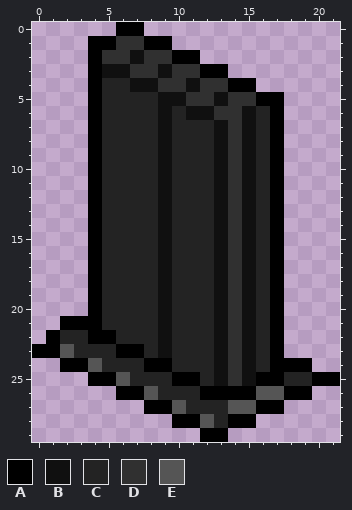
Two states of a pixel-art sprite, swfs/dcr/hof_furni/icons/gon_scifidoor_6_icon.png. The first picture shows the starting point.
The file is 100x100 pixels. Colours within 5 levels of each other are drawn and written as one. The old version is drawn lined up with the new one, on the new canvas.
Palette (. is transparent): A #000000  B #101010  C #232323  D #303030  E #555555
The same view after the edit:
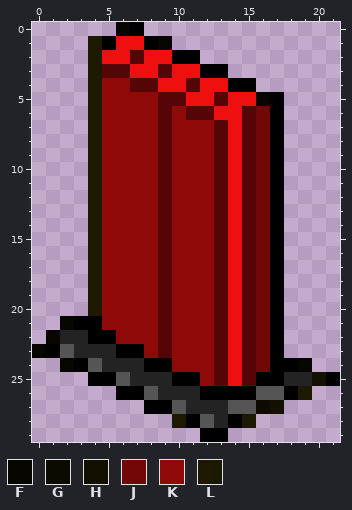
Colours new in this view: F #060500  G #0d0b00  H #131000  J #720707  K #900909  L #1d1800
From old to new:
canvas 100x100 -> 22x30, the old top-left corner now at -39,-35 (the part of the old canvas that was cut away was empty and is not shown)
@@ palette @@
-B #101010
+B #550505
-D #303030
+D #f00f0f
@@ x 0..21 @@
- 0 ......AA..............
- 1 ....AADDAA............
- 2 ....ADDBDDAA..........
- 3 ....ABBDDBDDAA........
- 4 ....ACCBBDDBDDAA......
- 5 ....ACCCCBBDDBDDAA....
- 6 ....ACCCCBCBBDDBCA....
- 7 ....ACCCCBCCCBDBCA....
- 8 ....ACCCCBCCCBDBCA....
- 9 ....ACCCCBCCCBDBCA....
-10 ....ACCCCBCCCBDBCA....
-11 ....ACCCCBCCCBDBCA....
-12 ....ACCCCBCCCBDBCA....
-13 ....ACCCCBCCCBDBCA....
-14 ....ACCCCBCCCBDBCA....
-15 ....ACCCCBCCCBDBCA....
-16 ....ACCCCBCCCBDBCA....
-17 ....ACCCCBCCCBDBCA....
-18 ....ACCCCBCCCBDBCA....
-19 ....ACCCCBCCCBDBCA....
-20 ....ACCCCBCCCBDBCA....
-21 ..AAACCCCBCCCBDBCA....
-22 .ACCAACCCBCCCBDBCA....
-23 AAECCCAACBCCCBDBCA....
-24 ..AAECCCAACCCBDBCAAA..
-25 ....AAECCCAACBDBAACCAA
-26 ......AAECCCAAAAEEAA..
-27 ........AAECCCEEAA....
-28 ..........AAECAA......
+ 0 ......FA..............
+ 1 ....LADDAF............
+ 2 ....LDDBDDAA..........
+ 3 ....LBBDDBDDAA........
+ 4 ....LKKBBDDBDDAA......
+ 5 ....LKKKKBBDDBDDFA....
+ 6 ....LKKKKBKBBDDBJA....
+ 7 ....LKKKKBKKKBDBJA....
+ 8 ....LKKKKBKKKBDBJA....
+ 9 ....LKKKKBKKKBDBJA....
+10 ....LKKKKBKKKBDBJA....
+11 ....LKKKKBKKKBDBJA....
+12 ....LKKKKBKKKBDBJA....
+13 ....LKKKKBKKKBDBJA....
+14 ....LKKKKBKKKBDBJA....
+15 ....LKKKKBKKKBDBJA....
+16 ....LKKKKBKKKBDBJA....
+17 ....LKKKKBKKKBDBJA....
+18 ....LKKKKBKKKBDBJA....
+19 ....LKKKKBKKKBDBJA....
+20 ....LKKKKBKKKBDBJA....
+21 ..FAAKKKKBKKKBDBJA....
+22 .FCCAAKKKBKKKBDBJA....
+23 FAECCCAAKBKKKBDBJA....
+24 ..FAECCCAAKKKBDBJAAF..
+25 ....AAECCCAAKBDBAACCHA
+26 ......AAECCCAAAAEEAL..
+27 ........AAECCCEEGH....
+28 ..........LAECAL......
 29 ............AA........
Boxes around the changes in both pictures, in picture pixels (x1, y1, x2, y2):
changed: (32, 22, 326, 428)
